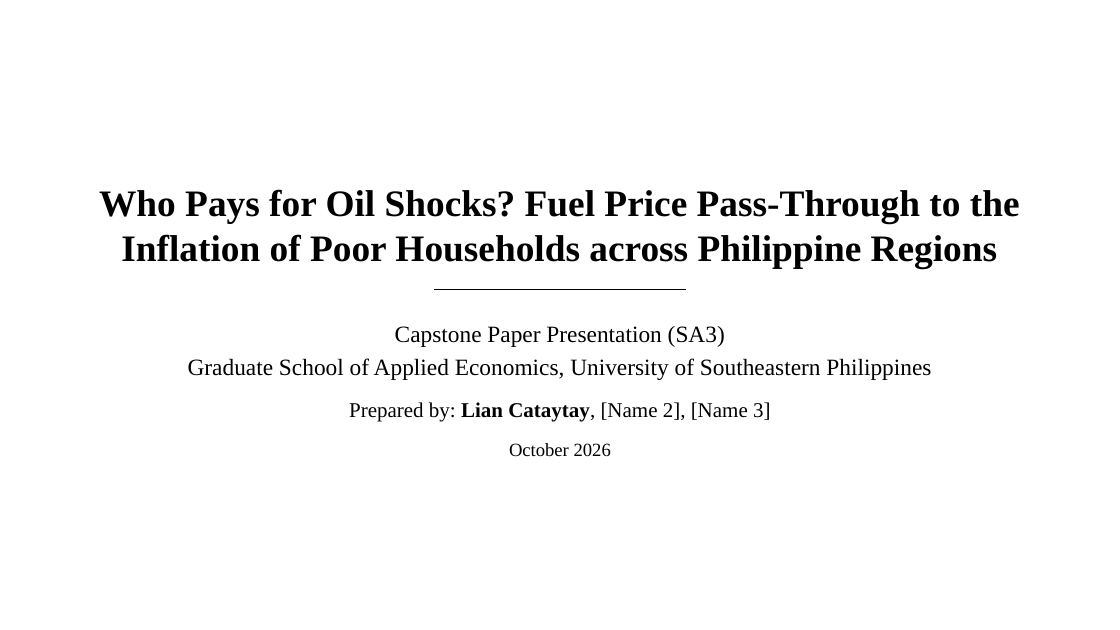
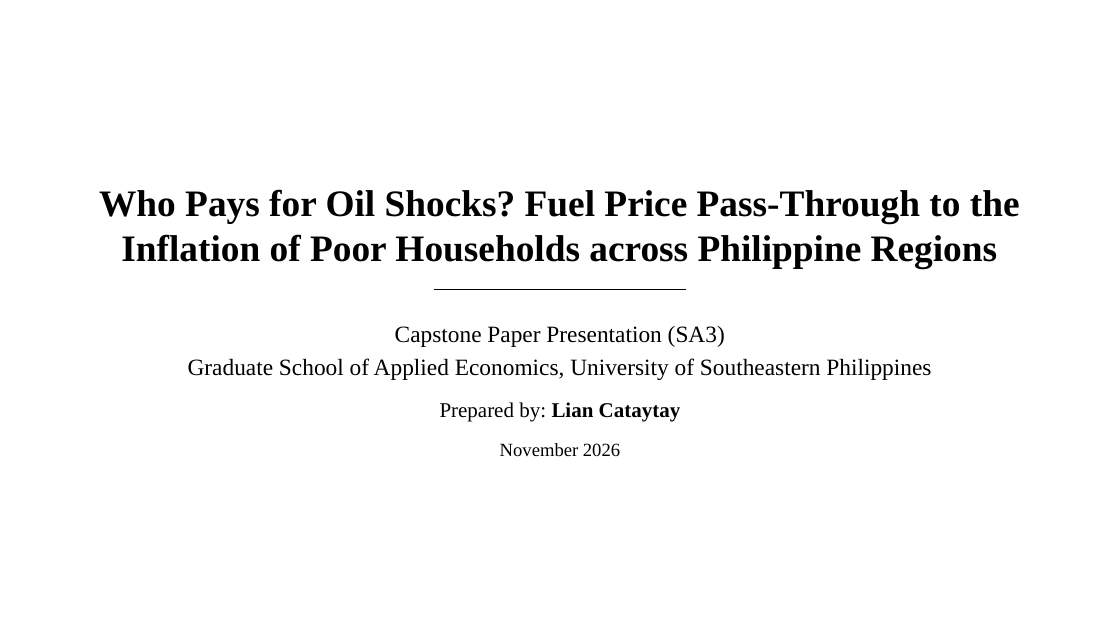
Before and after one commit to liancataytayjk-coder/oil-shock-distribution, a slide deck: slide 1 of docs/presentation_SA3.pptx. Drawn at 1120x630 pixels with LibreOffice and Linux fonts; fonts in the diff are those of the drawing. Boxes give left, top, right and bottom in pixels: in the first picture for what was removed or moved away, otherwise in the second. Text is boxed around its words. In the diff, an @@ line names an element or a change of style, - is before the commit and + after.

```diff
--- a/docs/presentation_SA3.pptx
+++ b/docs/presentation_SA3.pptx
@@ text at bbox=[440, 402, 681, 457]: text changed @@
-Prepared by: Lian Cataytay, [Name 2], [Name 3]
-October 2026
+Prepared by: Lian Cataytay
+November 2026
```
Also in this commit, not shown: 26 other files.
